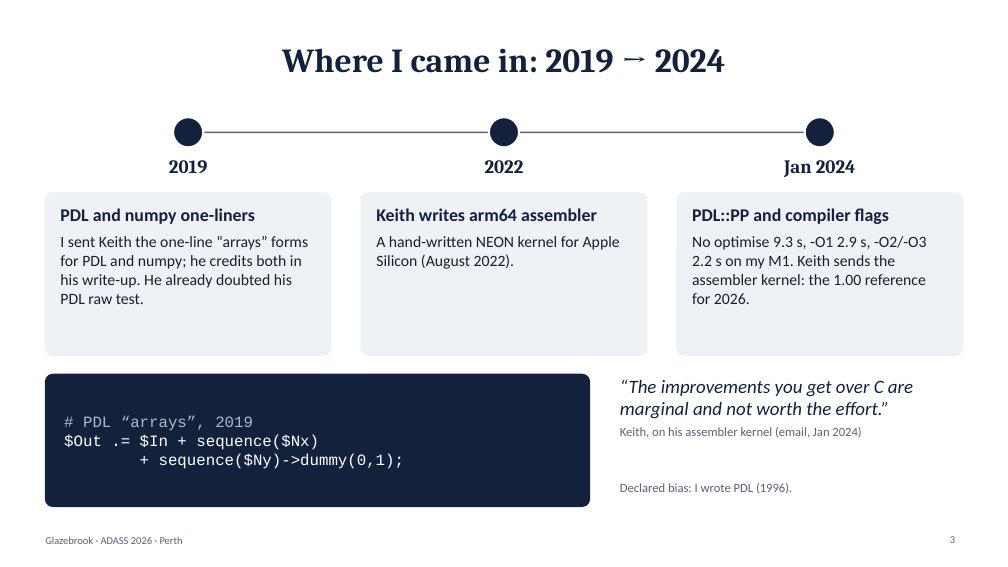
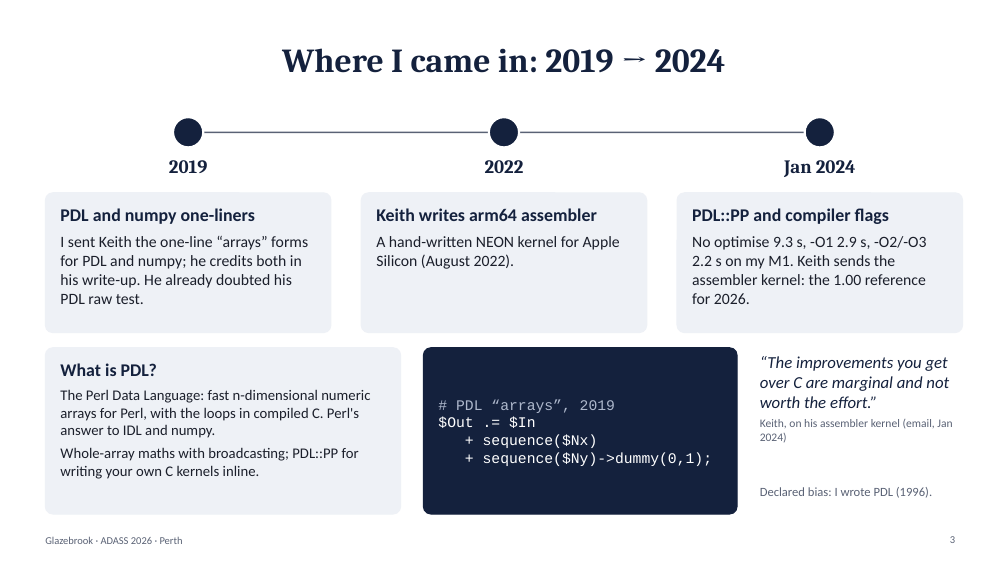
Before and after one commit to karlglazebrook/ADASS2026, a slide deck: slide 3 of talk/ADASS2026-talk.pptx. Drawn at 1008x567 pixels with LibreOffice and Linux fonts; fonts in the diff are those of the drawing. Boxes give left, top, right and bottom in pixels: in the first picture for what was removed or moved away, otherwise in the second. Text is boxed around its words. In the diff, an @@ line names an element or a change of style, - is before the commit and + after.

```diff
--- a/talk/ADASS2026-talk.pptx
+++ b/talk/ADASS2026-talk.pptx
@@ rounded rectangle: place and size @@
-rounded rectangle at [45, 193, 331, 355]
+rounded rectangle at [45, 193, 331, 333]
@@ rounded rectangle: place and size @@
-rounded rectangle at [361, 193, 647, 355]
+rounded rectangle at [361, 193, 647, 333]
@@ proportions changed in 3 elements at [45, 193, 331, 333], [361, 193, 647, 333], [678, 193, 963, 333] @@
@@ rounded rectangle: place and size @@
-rounded rectangle at [678, 193, 963, 355]
+rounded rectangle at [678, 193, 963, 333]
@@ rounded rectangle: place and size @@
-rounded rectangle at [45, 374, 590, 507]
+rounded rectangle at [45, 348, 401, 514]
@@ rounded rectangle at [45, 348, 401, 514]: fill #14213D to #EEF1F6; outline #14213D 1 pt to #EEF1F6 1 pt; proportions changed @@
@@ rounded rectangle added at [423, 348, 737, 514], fill #14213D, outline #14213D 1 pt @@
@@ text "# PDL “arrays”, 2019": place and size @@
-text "# PDL “arrays”, 2019" at [64, 416, 404, 469]
+text "# PDL “arrays”, 2019" at [438, 399, 713, 466]
@@ text "“The improvements you get over ...": place and size @@
-text "“The improvements you get over ..." at [620, 379, 913, 438]
+text "“The improvements you get over ..." at [760, 356, 952, 442]
@@ text "“The improvements you get over ..." at [760, 356, 952, 442]: size 18 to 16 pt in "“The improvements you get over C are ..."; size 12 to 11 pt in "Keith, on his assembler kernel (email, Jan ..." @@
@@ text added at [60, 363, 370, 479], 14 pt, text #1B1F2B @@
+What is PDL?
+The Perl Data Language: fast n-dimensional numeric arrays for Perl, with the loops in compiled C. Perl's answer to IDL and numpy.
+Whole-array maths with broadcasting; PDL::PP for writing your own C kernels inline.
@@ text at [438, 417, 598, 448]: text changed; size 15 to 14 pt @@
-$Out .= $In + sequence($Nx)
+$Out .= $In
++ sequence($Nx)
@@ text at [456, 399, 713, 466]: size 15 to 14 pt in "# PDL “arrays”, 2019", "+ sequence($Ny)->dummy(0,1);" @@
@@ text "Declared bias: I wrote PDL ...": place and size @@
-text "Declared bias: I wrote PDL ..." at [620, 483, 792, 494]
+text "Declared bias: I wrote PDL ..." at [760, 487, 932, 498]
```
Also in this commit, not shown: 8 other slides changed, 2 slides added, 1 slide removed, 4 other files.
